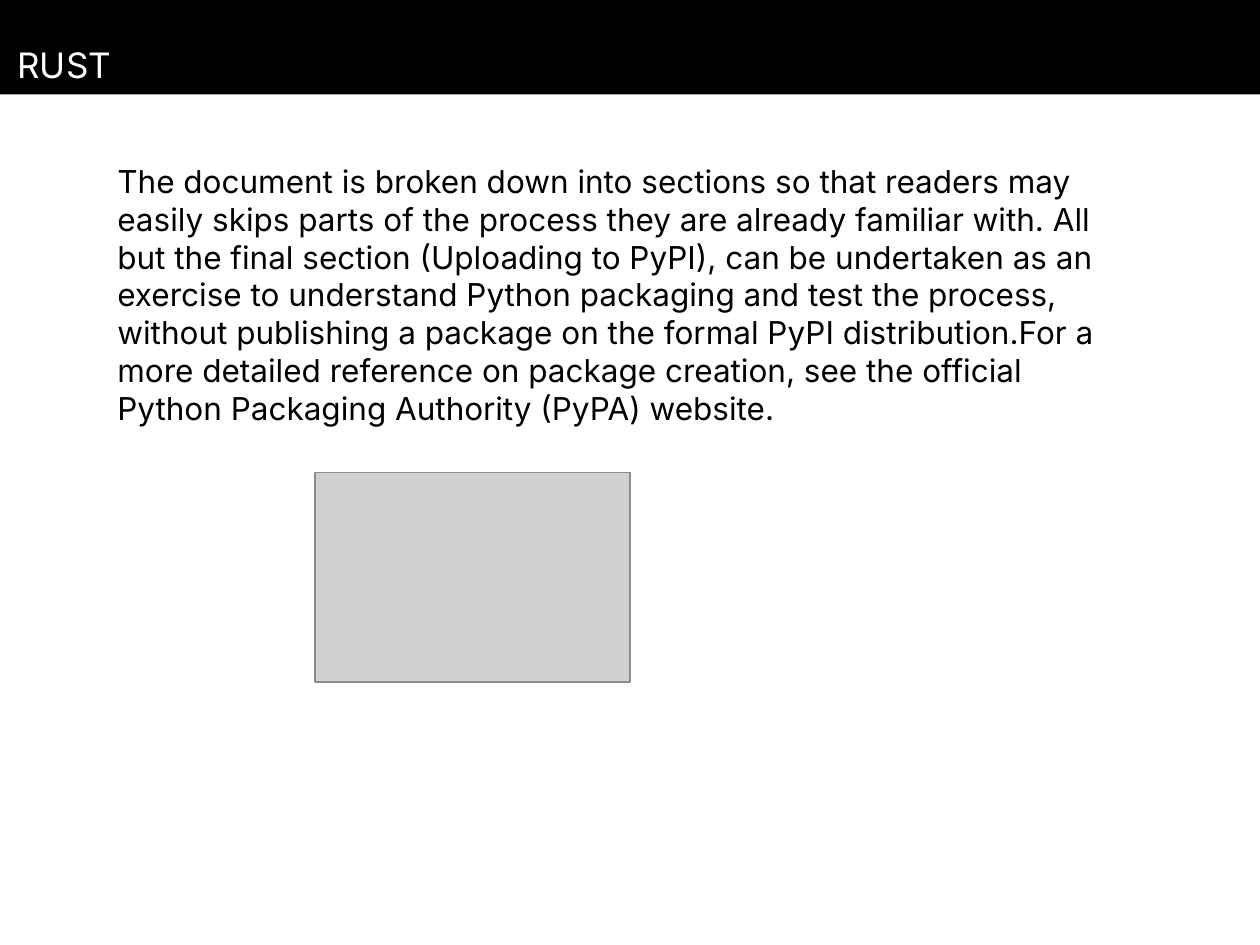
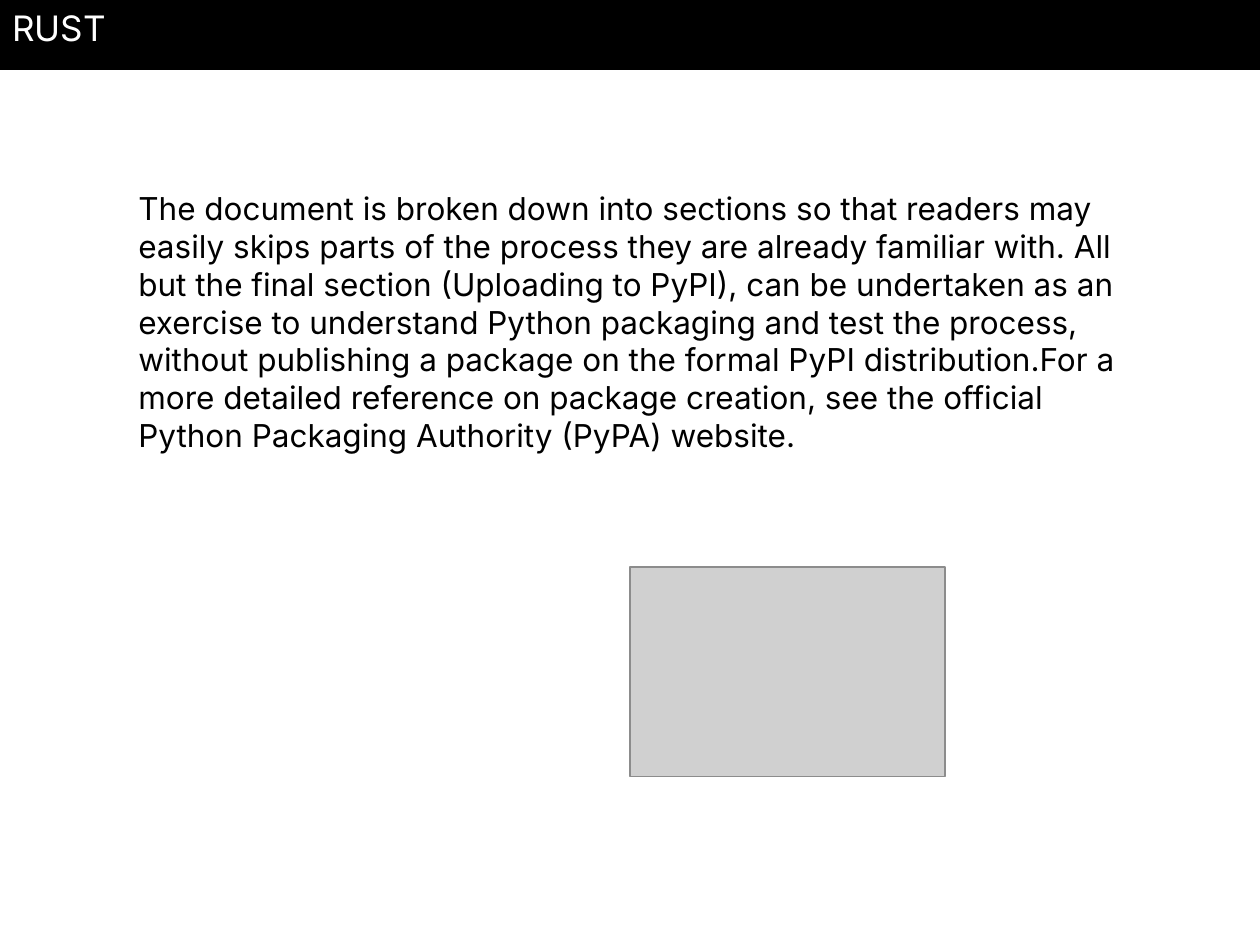
Before and after one commit to Brendan8899/pdfTopptx, a slide deck: slide 1 of output.pptx. Drawn at 1260x945 pixels with LibreOffice and Linux fonts; fonts in the diff are those of the drawing; grey boxes stand for pictures. Boxes give left, top, right and bottom in pixels: in the first picture for what was removed or moved away, otherwise in the second. Text is boxed around its words. In the diff, an @@ line names an element or a change of style, - is before the commit and + after.

```diff
--- a/output.pptx
+++ b/output.pptx
@@ rectangle "RUST": place and size @@
-rectangle "RUST" at [0, 0, 1260, 94]
+rectangle "RUST" at [0, 0, 1260, 71]
@@ text "The document is broken down ...": place and size @@
-text "The document is broken down ..." at [117, 169, 1094, 427]
+text "The document is broken down ..." at [138, 196, 1115, 454]
@@ picture: place and size @@
-picture at [315, 472, 630, 682]
+picture at [630, 567, 945, 776]
```
Also in this commit, not shown: 3 other slides changed, 2 other files.
